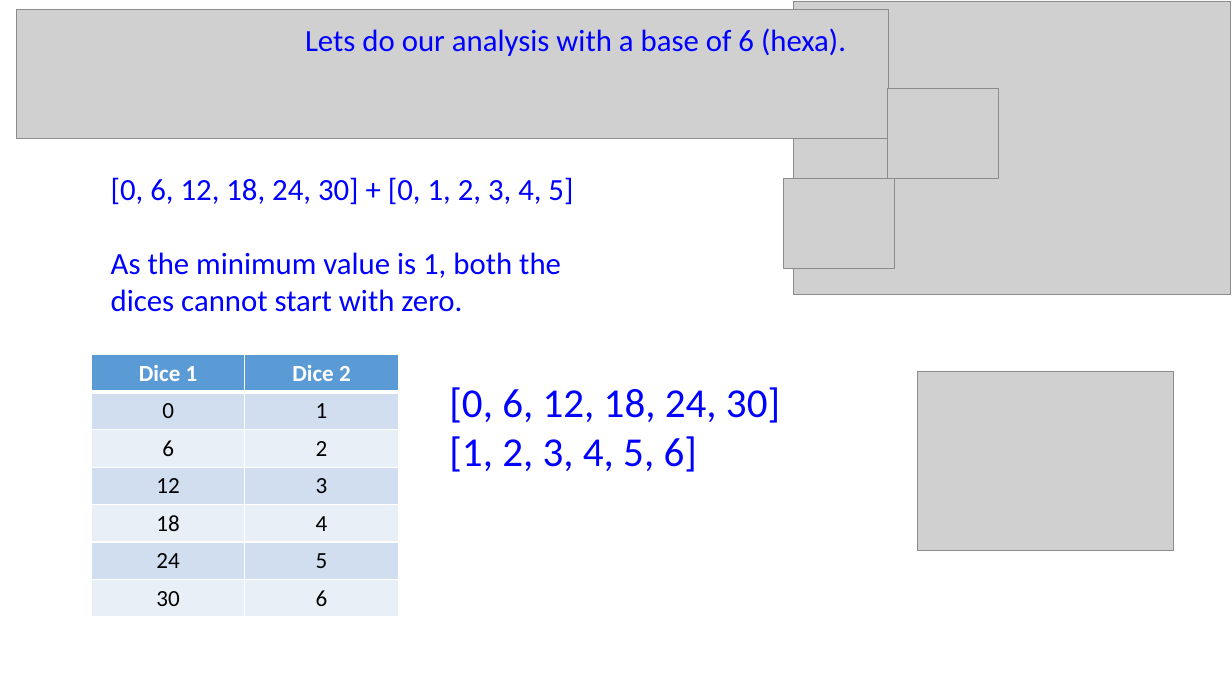
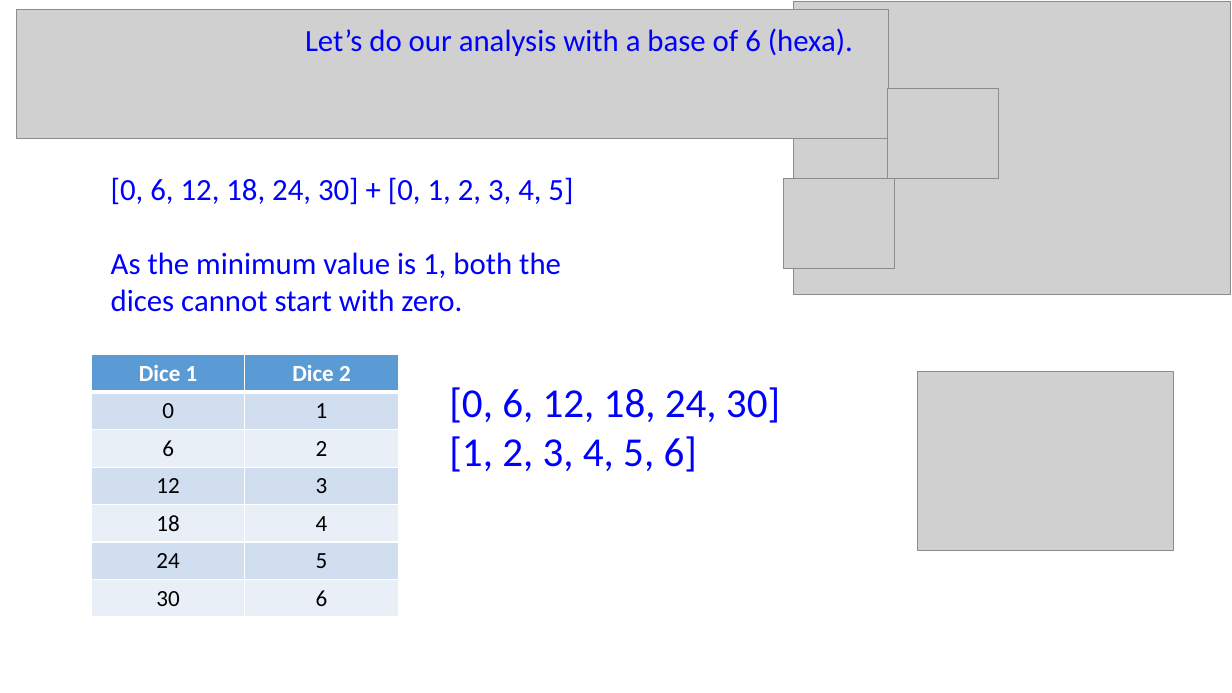
Before and after one commit to CamelAcademy/SamplePython, a slide deck: slide 4 of document/MA305 Math Puzzles.pptx. Drawn at 1232x693 pixels with LibreOffice and Linux fonts; fonts in the diff are those of the drawing; grey boxes stand for pictures. Boxes give left, top, right and bottom in pixels: in the first picture for what was removed or moved away, otherwise in the second. Text is boxed around its words. In the diff, an @@ line names an element or a change of style, - is before the commit and + after.

```diff
--- a/document/MA305 Math Puzzles.pptx
+++ b/document/MA305 Math Puzzles.pptx
@@ text at bbox=[305, 28, 853, 56]: text changed @@
-Lets do our analysis with a base of 6 (hexa).
+Let’s do our analysis with a base of 6 (hexa).
```
